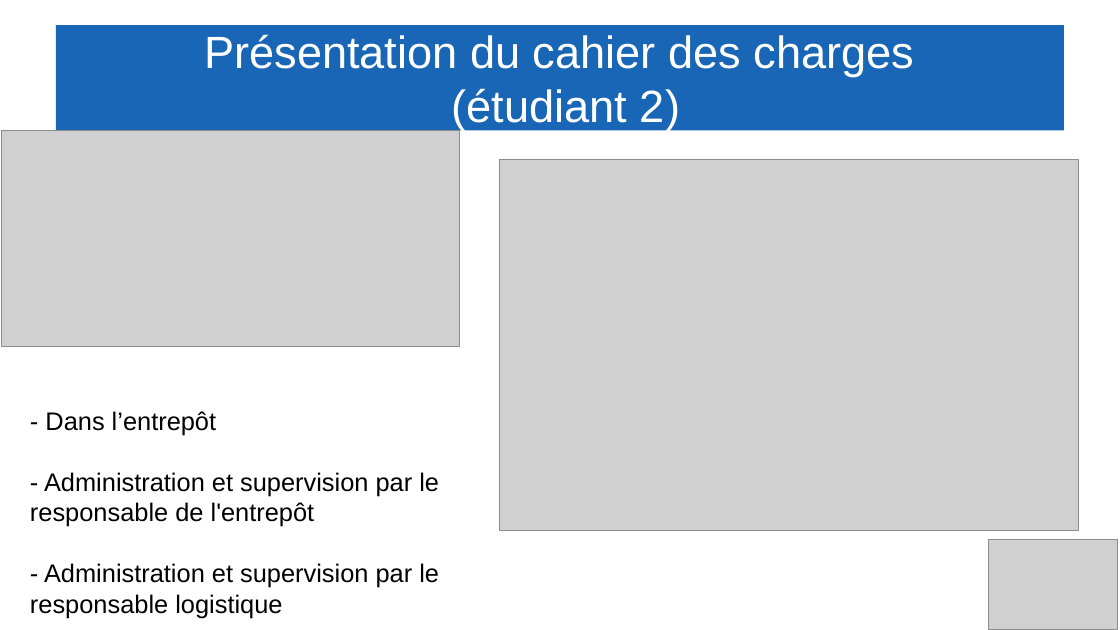
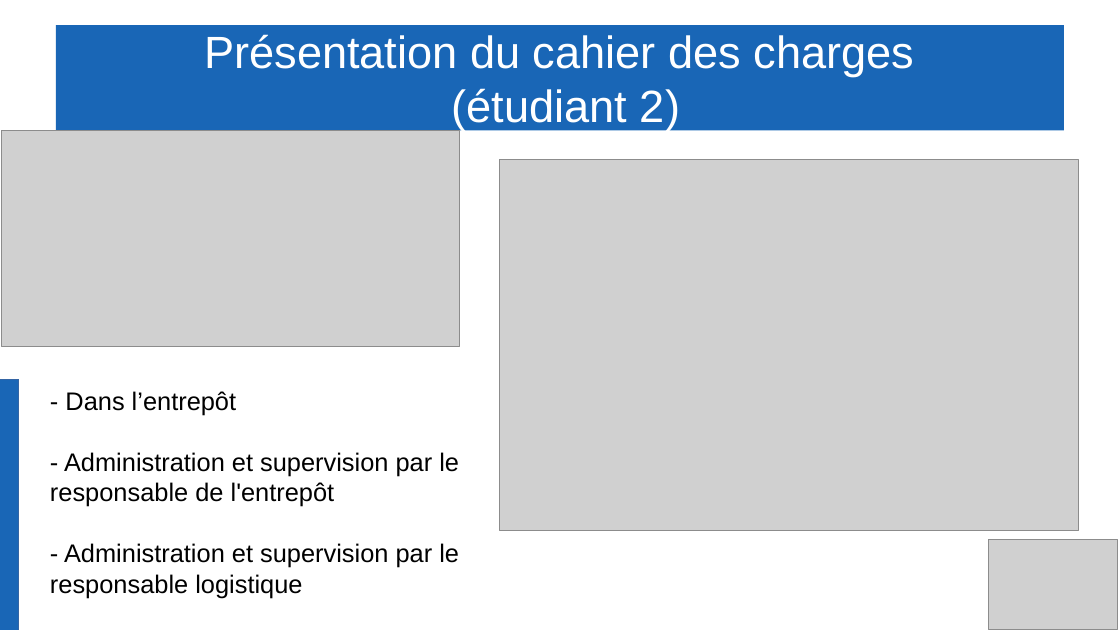
Before and after one commit to Gabin221/Tracking-BLE-documents, a slide deck: slide 3 of Revues/Revues1/presentation_yahya_andrea_gabin.odp. Drawn at 1120x630 pixels with LibreOffice and Linux fonts; fonts in the diff are those of the drawing; grey boxes stand for pictures. Boxes give left, top, right and bottom in pixels: in the first picture for what was removed or moved away, otherwise in the second. Text is boxed around its words. In the diff, an @@ line names an element or a change of style, - is before the commit and + after.

```diff
--- a/Revues/Revues1/presentation_yahya_andrea_gabin.odp
+++ b/Revues/Revues1/presentation_yahya_andrea_gabin.odp
@@ rectangle added at <box>0,380,19,630</box>, fill #1966B6, outline #3465A4 0 pt @@
@@ text "- Dans l’entrepôt": place and size @@
-text "- Dans l’entrepôt" at <box>30,411,439,618</box>
+text "- Dans l’entrepôt" at <box>50,391,459,598</box>
```
Also in this commit, not shown: 22 other slides changed, 1 other file.
